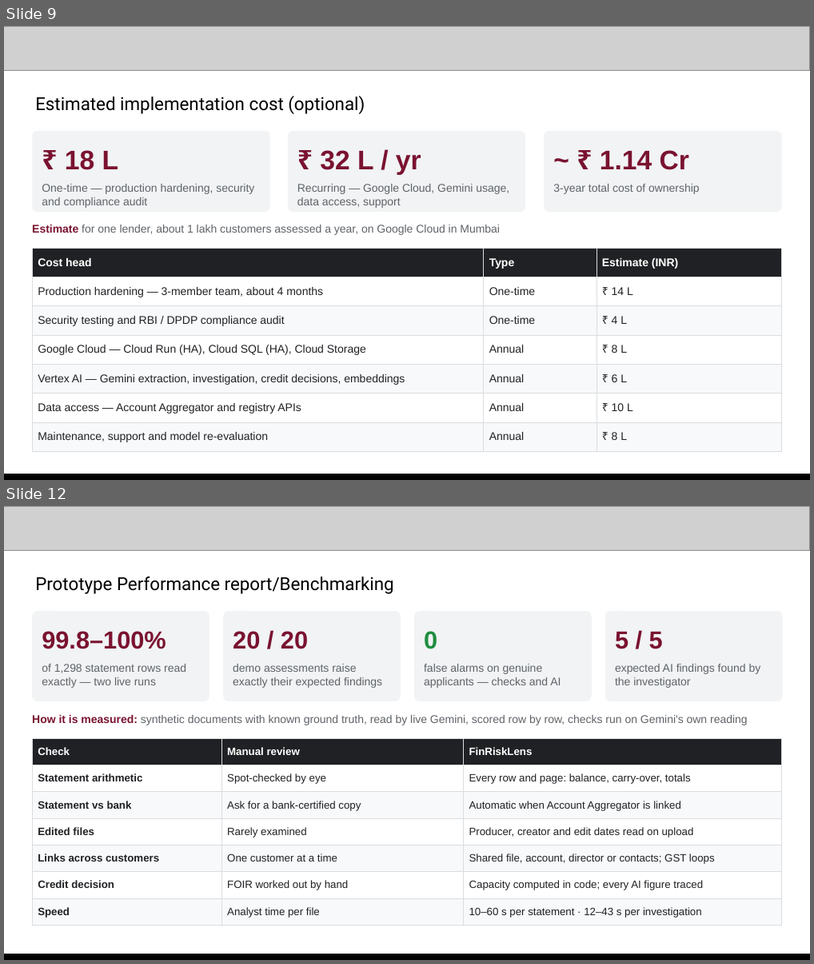
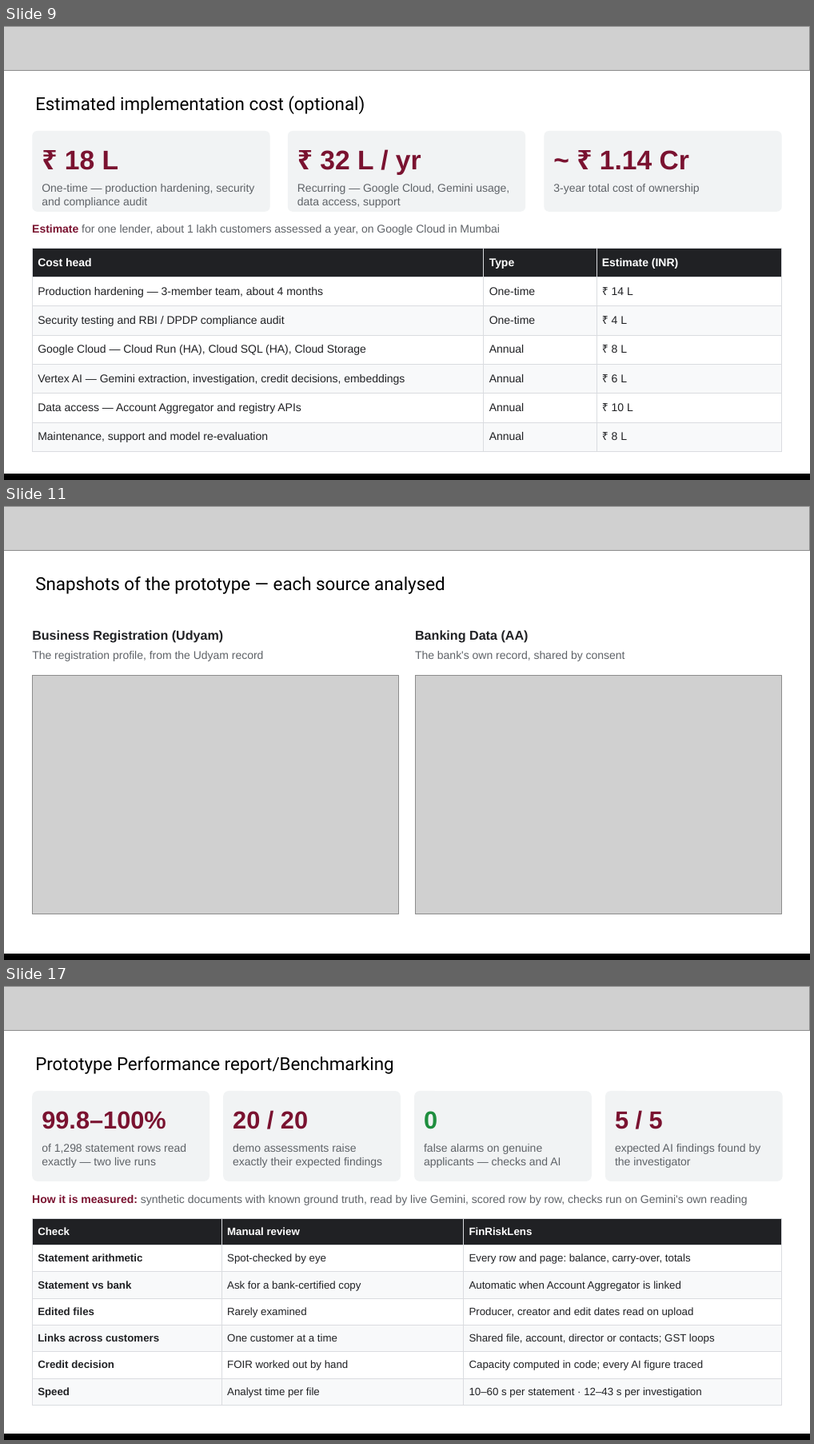
Before and after one commit to abhinavmukwane/FinRiskLensAI-RAG-V2, a slide deck: Doc/FinRiskLens_AI_Builder_Cup_2026.pptx. Shown one above the other, each under a label of ours: slides 9 and 12 before the commit, slides 9, 11 and 17 after it; the slides between them are not shown. The pictures are 814x964 and 814x1444 pixels, drawn with LibreOffice and Linux fonts; fonts in the diff are those of the drawing; grey boxes stand for pictures. Boxes give left, top, right and bottom in pixels: in the first picture for what was removed or moved away, otherwise in the second. Text is boxed around its words. In the diff, an @@ line names an element or a change of style, - is before the commit and + after.

```diff
--- a/Doc/FinRiskLens_AI_Builder_Cup_2026.pptx
+++ b/Doc/FinRiskLens_AI_Builder_Cup_2026.pptx
@@ slide 11 added at [4,506,810,960], background #FFFFFF @@
@@ picture added at [4,506,810,550] @@
@@ text added at [35,576,446,594], 16 pt, text #000000 @@
+Snapshots of the prototype — each source analysed
@@ text added at [32,630,223,643], 11.5 pt, text #202124, bold @@
+Business Registration (Udyam)
@@ text added at [415,630,529,643], 11.5 pt, text #202124, bold @@
+Banking Data (AA)
@@ text added at [32,651,264,661], 10 pt, text #5F6368 @@
+The registration profile, from the Udyam record
@@ text added at [415,651,626,661], 10 pt, text #5F6368 @@
+The bank's own record, shared by consent
@@ picture added at [32,676,399,914] @@
@@ picture added at [415,676,782,914] @@
@@ picture added at [4,955,810,960] @@
@@ rectangle added at [4,953,810,960], fill #000000 @@
@@ what was slide 12 is now slide 17 @@
```
Also in this commit, not shown: 8 slides changed, 4 other slides added, 2 other files.
